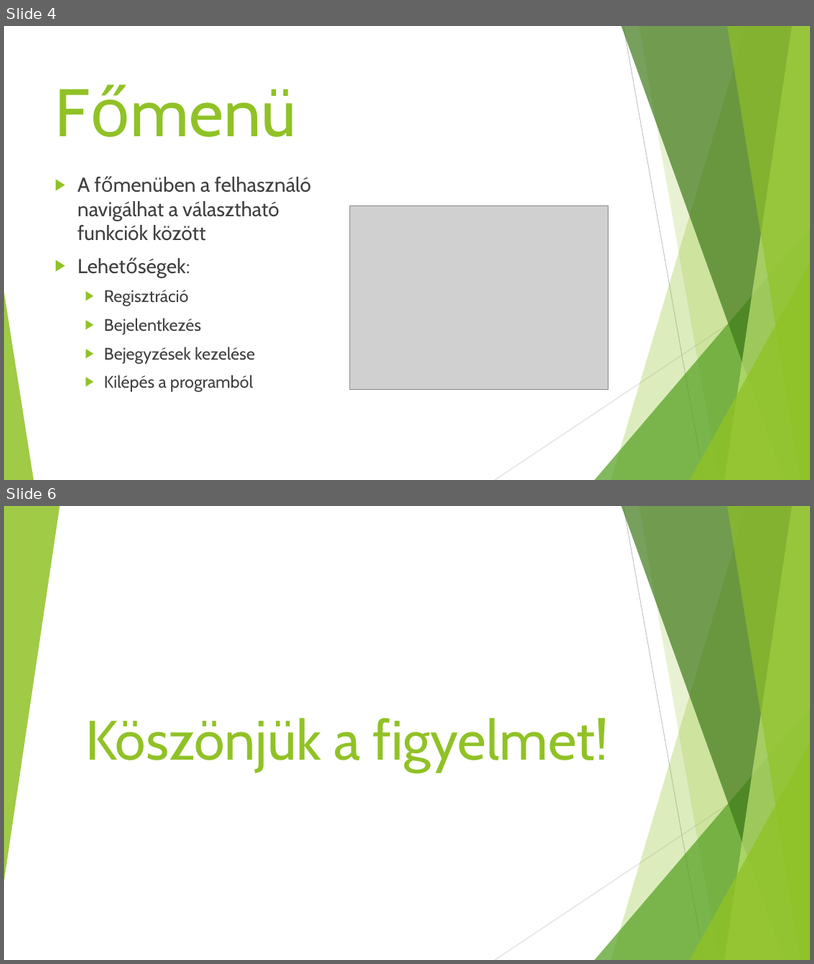
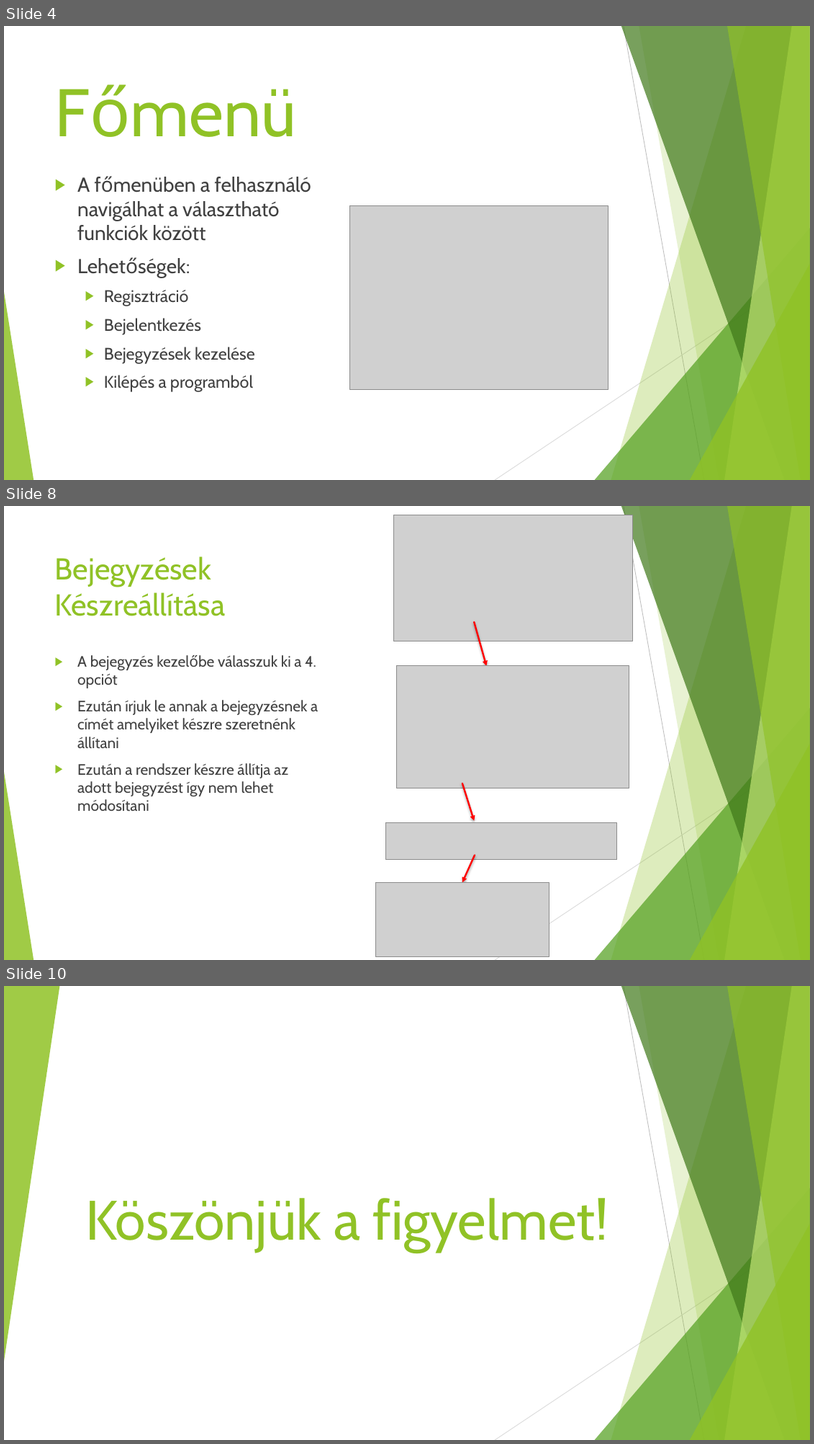
Before and after one commit to CsuszaTomi/DMN-Projekt, a slide deck: Határidőnapló.pptx. Shown one above the other, each under a label of ours: slides 4 and 6 before the commit, slides 4, 8 and 10 after it; the slides between them are not shown. The pictures are 814x964 and 814x1444 pixels, drawn with LibreOffice and Linux fonts; fonts in the diff are those of the drawing; grey boxes stand for pictures. Boxes give left, top, right and bottom in pixels: in the first picture for what was removed or moved away, otherwise in the second. Text is boxed around its words. In the diff, an @@ line names an element or a change of style, - is before the commit and + after.

```diff
--- a/Határidőnapló.pptx
+++ b/Határidőnapló.pptx
@@ slide 8 added at box(4, 506, 810, 960), background #FFFFFF; not listed: 10 template elements that a slide beside it also shows @@
@@ picture added at box(394, 515, 633, 641) @@
@@ title added at box(55, 556, 226, 616), 36 pt, text #90C226 @@
+Bejegyzések
+Készreállítása
@@ arrow added from (475, 622) to (486, 666), #FF0000 2 pt @@
@@ text added at box(77, 655, 318, 811), 18 pt, text #404040 @@
+▶ A bejegyzés kezelőbe válasszuk ki a 4. opciót
+▶ Ezután írjuk le annak a bejegyzésnek a címét amelyiket készre szeretnénk állítani
+▶ Ezután a rendszer készre állítja az adott bejegyzést így nem lehet módosítani
@@ picture added at box(397, 666, 630, 788) @@
@@ arrow added from (463, 783) to (475, 821), #FF0000 2 pt @@
@@ picture added at box(386, 823, 617, 860) @@
@@ arrow added from (476, 855) to (463, 883), #FF0000 2 pt @@
@@ picture added at box(376, 883, 549, 957) @@
@@ what was slide 6 is now slide 10 @@
```
Also in this commit, not shown: 1 slide changed, 3 other slides added, 1 other file.
